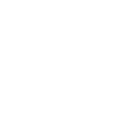
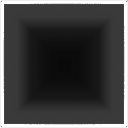
Layers edited between the first and the second 128×128 image:
removed layer "Neue Ebene#1" over [0, 0, 128, 128]
showed "Hintergrund" over [0, 0, 128, 128]
